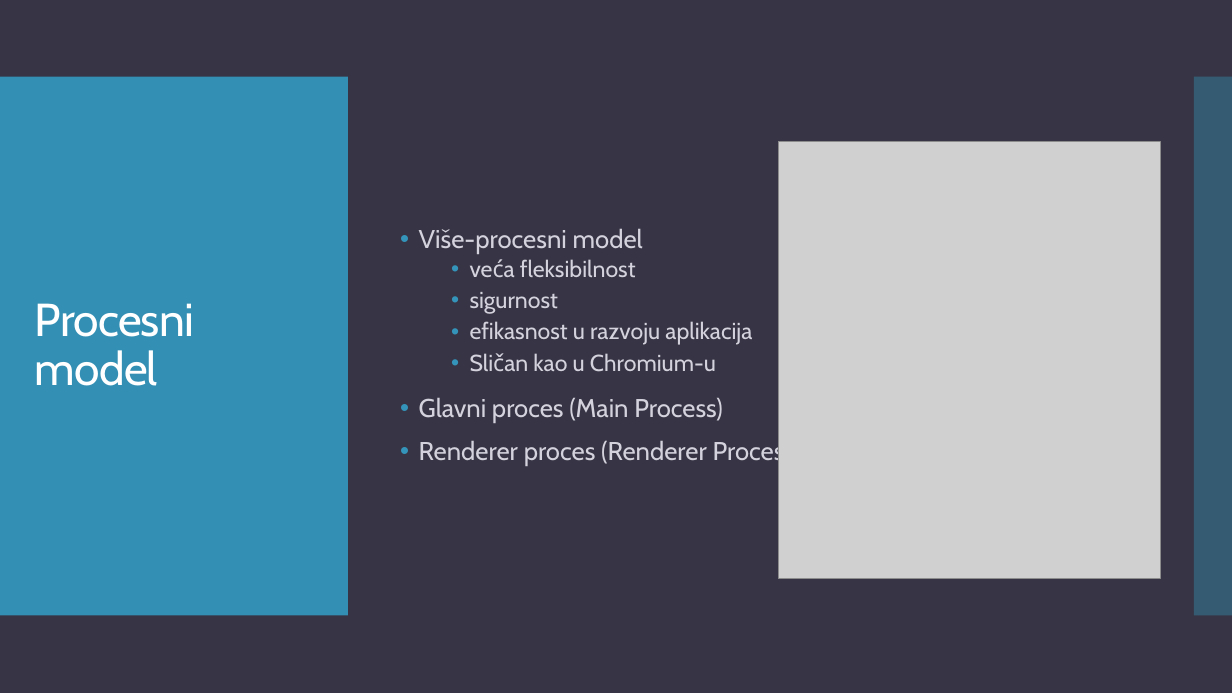
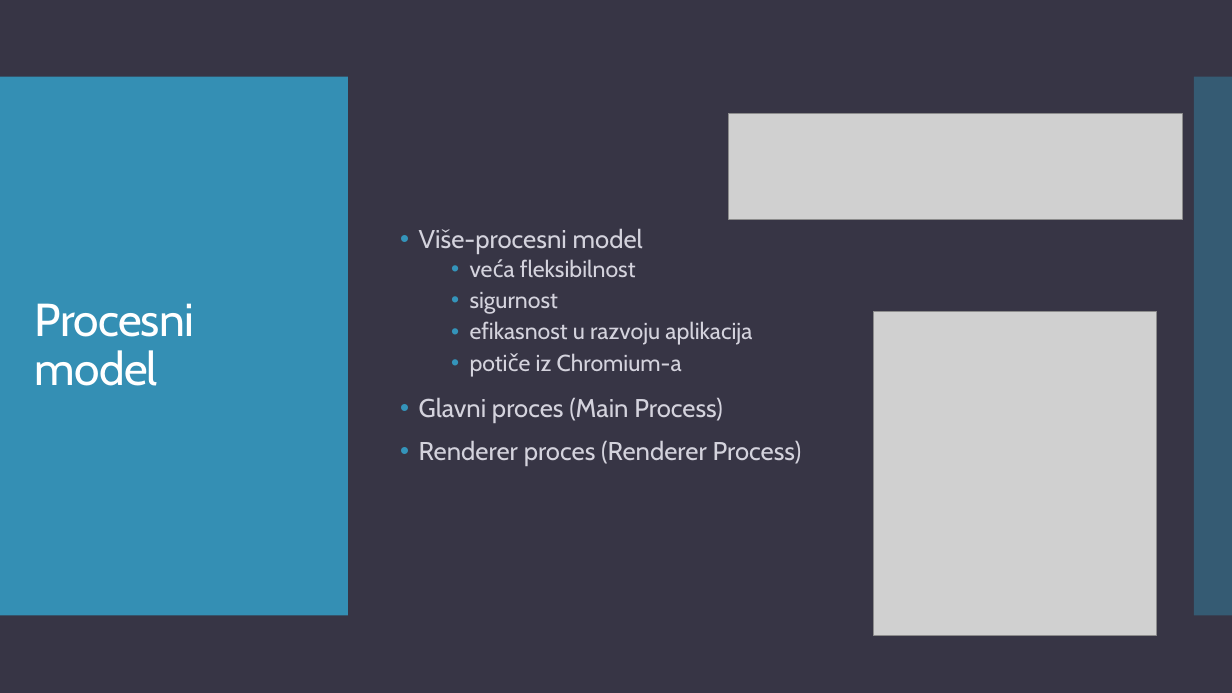
Before and after one commit to teodora18040cvetkovic/electron_react, a slide deck: slide 5 of Electron.pptx. Drawn at 1232x693 pixels with LibreOffice and Linux fonts; fonts in the diff are those of the drawing; grey boxes stand for pictures. Boxes give left, top, right and bottom in pixels: in the first picture for what was removed or moved away, otherwise in the second. Text is boxed around its words. In the diff, an @@ line names an element or a change of style, - is before the commit and + after.

```diff
--- a/Electron.pptx
+++ b/Electron.pptx
@@ picture added at (728, 114, 1183, 219) @@
@@ picture: place and size @@
-picture at (779, 141, 1161, 579)
+picture at (873, 311, 1156, 636)
@@ text at (470, 353, 682, 377): text changed @@
-  • Sličan kao u Chromium-u
+  • potiče iz Chromium-a
```
Also in this commit, not shown: 14 other slides changed, 1 slide added, 1 other file.
